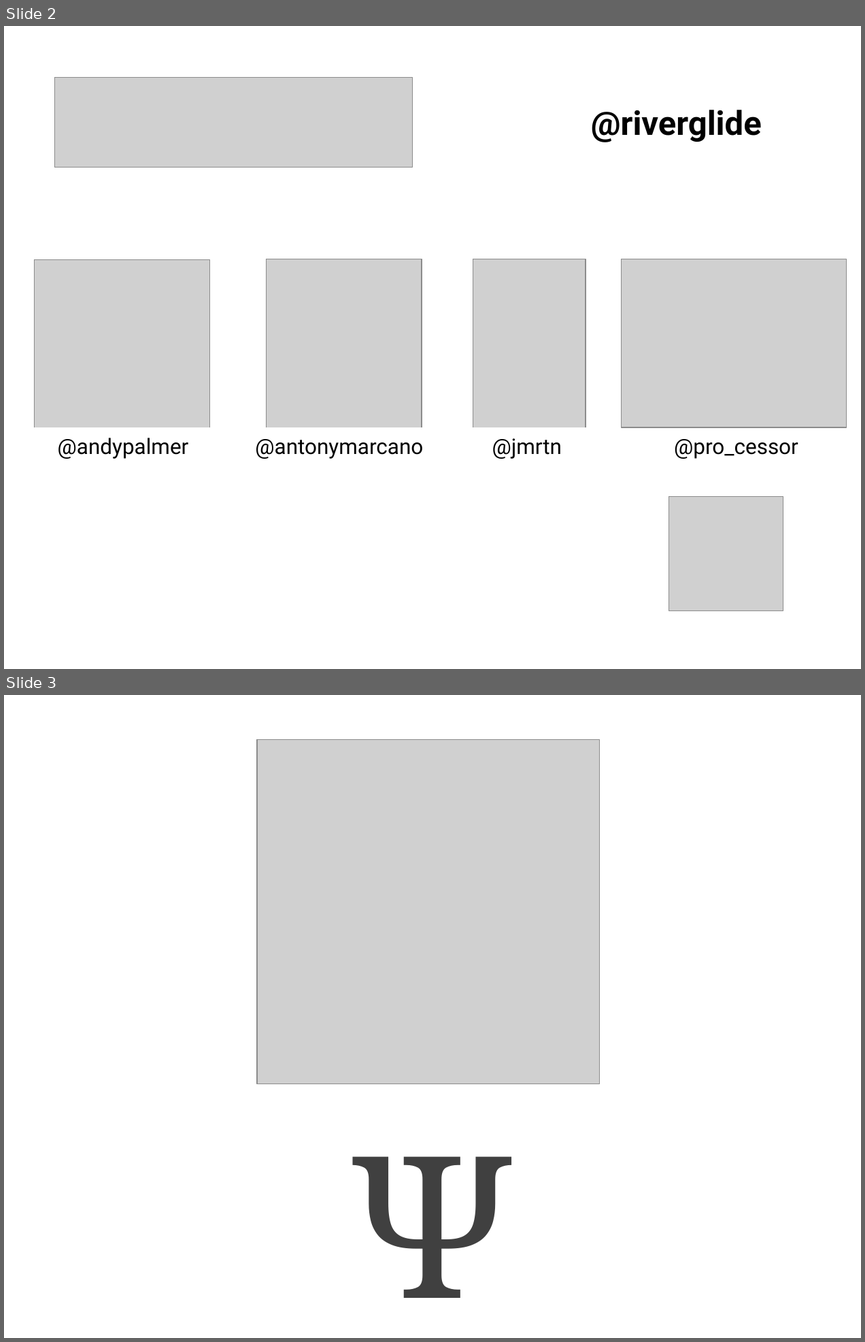
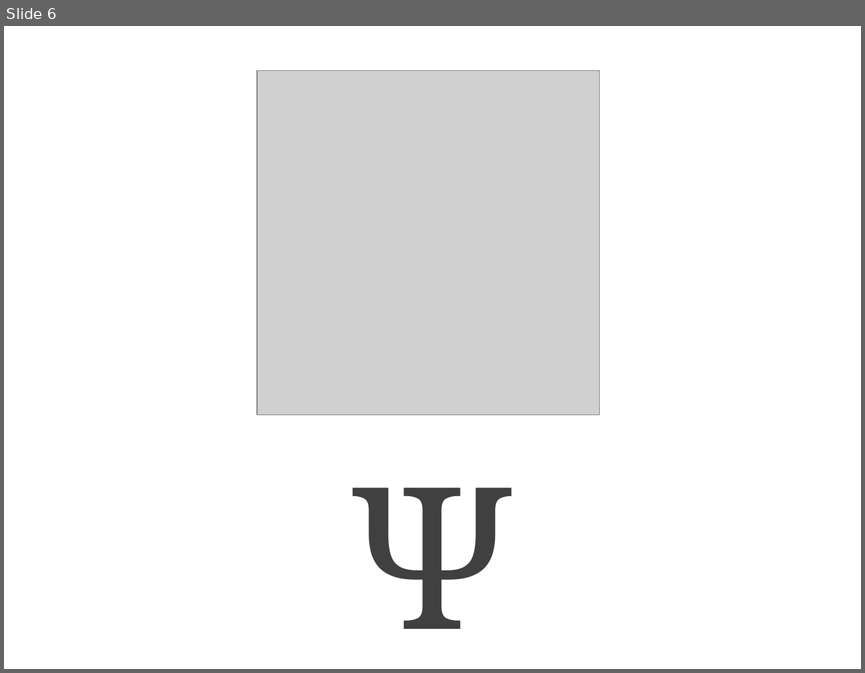
Before and after one commit to cessor/empathiccode, a slide deck: EmpathicRefactoring.pptx. Shown one above the other, each under a label of ours: slides 2 and 3 before the commit, slide 6 after it. The pictures are 865x1342 and 865x673 pixels, drawn with LibreOffice and Linux fonts; fonts in the diff are those of the drawing; grey boxes stand for pictures. Boxes give left, top, right and bottom in pixels: in the first picture for what was removed or moved away, otherwise in the second. Text is boxed around its words. In the diff, an @@ line names an element or a change of style, - is before the commit and + after.

```diff
--- a/EmpathicRefactoring.pptx
+++ b/EmpathicRefactoring.pptx
@@ slide 2 removed at box(4, 26, 861, 669), background #FFFFFF @@
@@ picture removed at box(54, 78, 412, 167) @@
@@ text removed at box(591, 110, 762, 142) @@
-@riverglide
@@ picture removed at box(34, 260, 209, 435) @@
@@ picture removed at box(266, 259, 422, 437) @@
@@ picture removed at box(473, 259, 585, 441) @@
@@ picture removed at box(621, 259, 845, 428) @@
@@ rectangle removed at box(28, 427, 817, 467) @@
@@ text removed at box(58, 437, 189, 458) @@
-@andypalmer
@@ text removed at box(255, 439, 423, 458) @@
-@antonymarcano
@@ text removed at box(492, 438, 562, 458) @@
-@jmrtn
@@ text removed at box(674, 439, 798, 458) @@
-@pro_cessor
@@ picture removed at box(669, 497, 783, 610) @@
@@ what was slide 3 is now slide 6 @@
```
Also in this commit, not shown: 15 slides added, 2 other slides removed.
